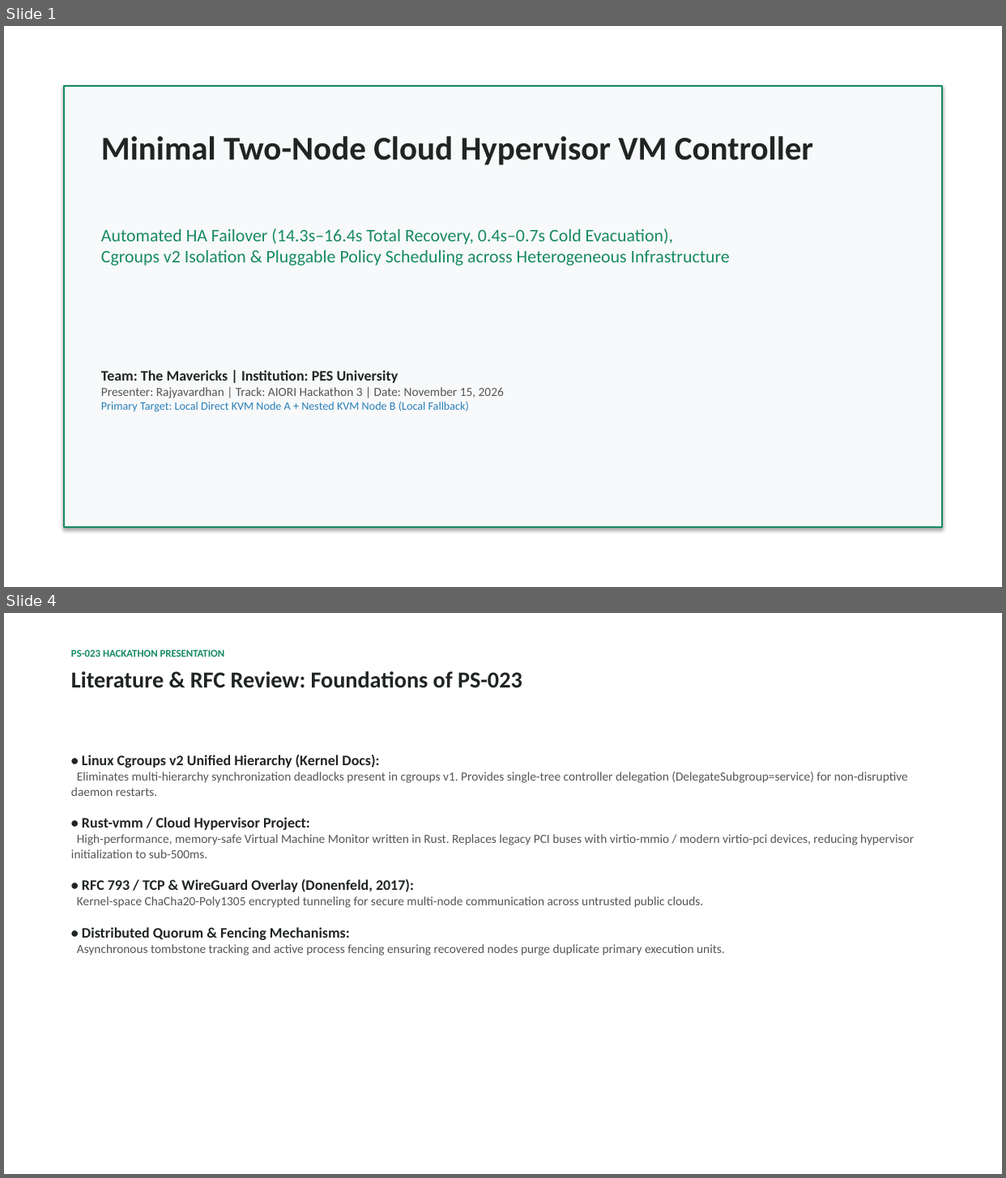
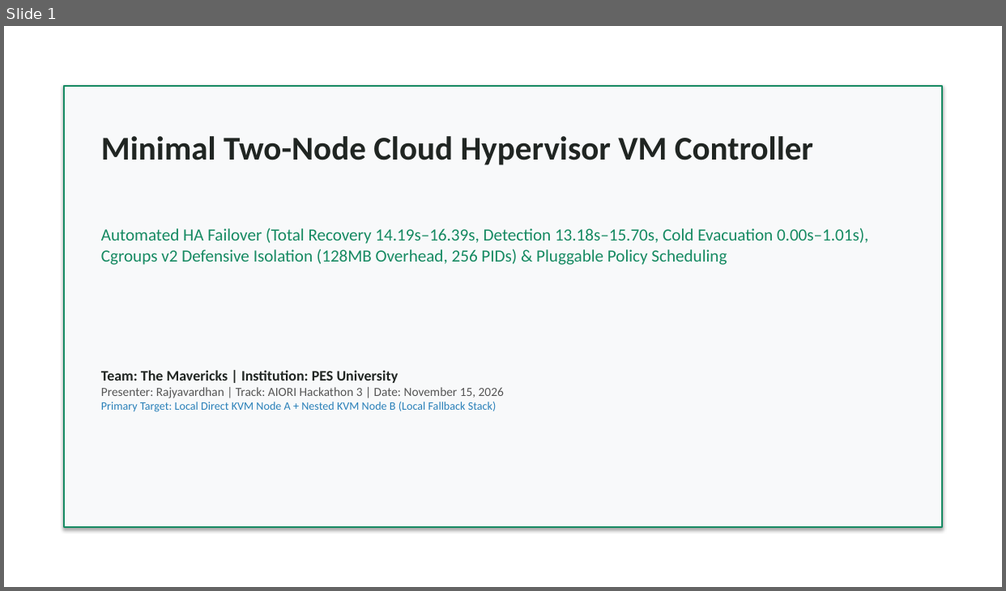
Before and after one commit to aiori-hackathon/A3-PS023-TC246, a slide deck: docs/deck/ps023_draft.pptx. Shown one above the other, each under a label of ours: slides 1 and 4 before the commit, slide 1 after it; the slides between them are not shown. The pictures are 1006x1178 and 1006x591 pixels, drawn with LibreOffice and Linux fonts; fonts in the diff are those of the drawing. Boxes give left, top, right and bottom in pixels: in the first picture for what was removed or moved away, otherwise in the second. Text is boxed around its words. In the diff, an @@ line names an element or a change of style, - is before the commit and + after.

Commit message:
docs: streamline presentation deck to 12 audited slides and update evidence citations

```diff
--- a/docs/deck/ps023_draft.pptx
+++ b/docs/deck/ps023_draft.pptx
@@ slide 4 removed at box(4, 613, 1002, 1174), background #FFFFFF @@
@@ text removed at box(71, 649, 225, 657) @@
-PS-023 HACKATHON PRESENTATION
@@ text removed at box(71, 671, 522, 688) @@
-Literature & RFC Review: Foundations of PS-023
@@ text removed at box(71, 755, 914, 956) @@
-• Linux Cgroups v2 Unified Hierarchy (Kernel Docs):
-Eliminates multi-hierarchy synchronization deadlocks present in cgroups v1. Provides single-tree controller delegation (DelegateSubgroup=service) for non-disruptive daemon restarts.
-• Rust-vmm / Cloud Hypervisor Project:
-High-performance, memory-safe Virtual Machine Monitor written in Rust. Replaces legacy PCI buses with virtio-mmio / modern virtio-pci devices, reducing hypervisor initialization to sub-500ms.
-• RFC 793 / TCP & WireGuard Overlay (Donenfeld, 2017):
-Kernel-space ChaCha20-Poly1305 encrypted tunneling for secure multi-node communication across untrusted public clouds.
-• Distributed Quorum & Fencing Mechanisms:
-Asynchronous tombstone tracking and active process fencing ensuring recovered nodes purge duplicate primary execution units.
@@ slide 1 changed as well @@
@@ text at box(101, 228, 868, 265): text changed; size 17 to 16.5 pt @@
-Automated HA Failover (14.3s–16.4s Total Recovery, 0.4s–0.7s Cold Evacuation),
-Cgroups v2 Isolation & Pluggable Policy Scheduling across Heterogeneous Infrastructure
+Automated HA Failover (Total Recovery 14.19s–16.39s, Detection 13.18s–15.70s, Cold Evacuation 0.00s–1.01s),
+Cgroups v2 Defensive Isolation (128MB Overhead, 256 PIDs) & Pluggable Policy Scheduling
@@ text at box(101, 402, 496, 412): text changed @@
-Primary Target: Local Direct KVM Node A + Nested KVM Node B (Local Fallback)
+Primary Target: Local Direct KVM Node A + Nested KVM Node B (Local Fallback Stack)
```
Also in this commit, not shown: 9 other slides changed, 2 slides added, 7 other slides removed, 20 other files.
